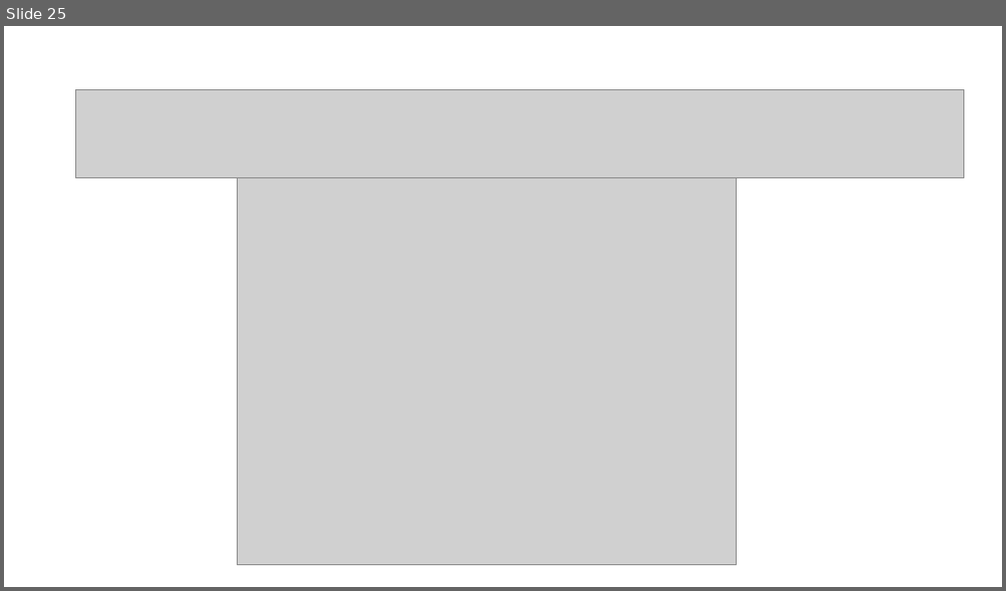
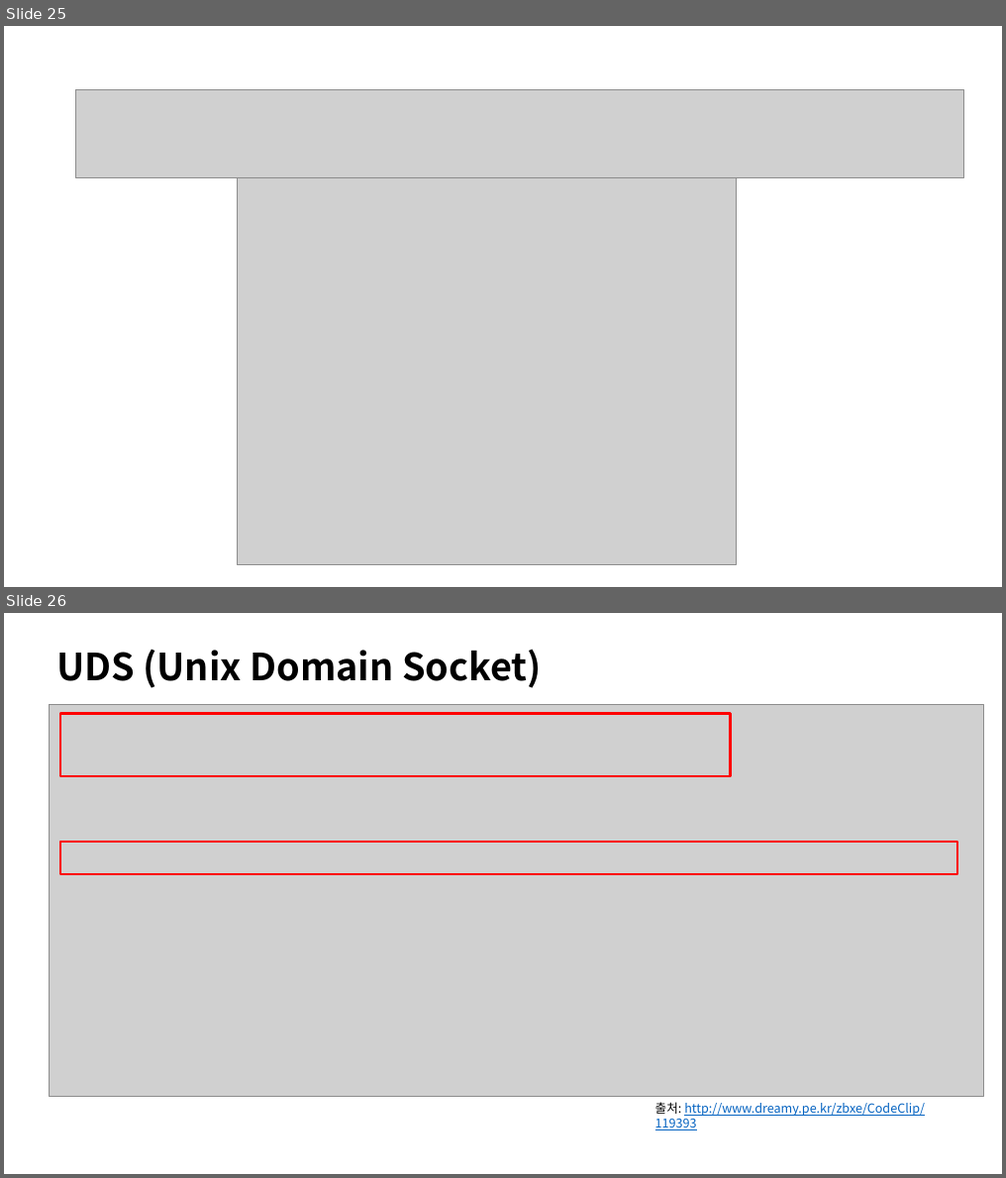
Before and after one commit to Dylan-Jang/conf_cpp_korea_201702, a slide deck: WSAPoll, Fast Loopback.pptx. Shown one above the other, each under a label of ours: slide 25 before the commit, slides 25 and 26 after it. The pictures are 1006x591 and 1006x1178 pixels, drawn with LibreOffice and Linux fonts; fonts in the diff are those of the drawing; grey boxes stand for pictures. Boxes give left, top, right and bottom in pixels: in the first picture for what was removed or moved away, otherwise in the second. Text is boxed around its words. In the diff, an @@ line names an element or a change of style, - is before the commit and + after.

```diff
--- a/WSAPoll, Fast Loopback.pptx
+++ b/WSAPoll, Fast Loopback.pptx
@@ slide 26 added at [4,613,1002,1174], background #FFFFFF @@
@@ text added at [56,649,542,688], 36 pt, text #000000, bold @@
+UDS (Unix Domain Socket)
@@ picture added at [49,704,983,1096] @@
@@ rectangle added at [60,713,731,776], outline #FF0000 2.25 pt @@
@@ rectangle added at [60,842,957,874], outline #FF0000 2.25 pt @@
@@ text added at [655,1102,925,1131], 12 pt, text #0563C1, underline @@
+출처: http://www.dreamy.pe.kr/zbxe/CodeClip/119393
```
Also in this commit, not shown: 1 slide changed, 1 other slide added.
